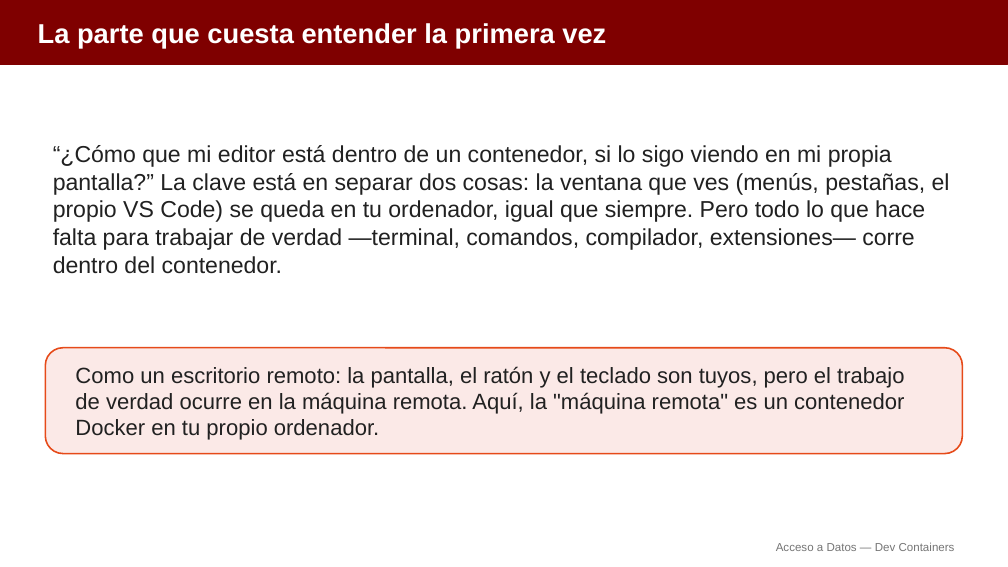
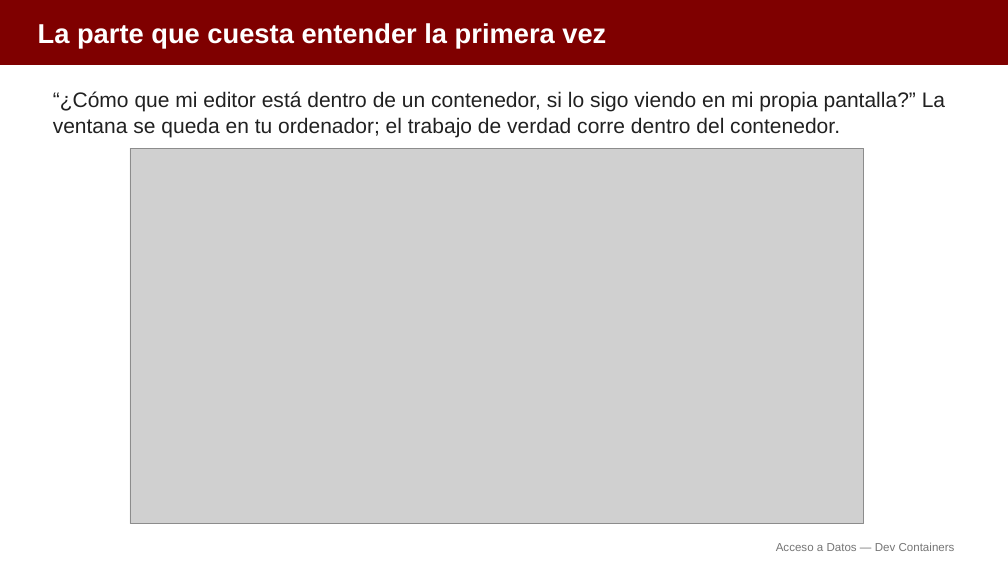
Before and after one commit to aitorventura/acceso-a-datos, a slide deck: slide 3 of docs/tema0/diapositivas/dev-containers.pptx. Drawn at 1008x567 pixels with LibreOffice and Linux fonts; fonts in the diff are those of the drawing; grey boxes stand for pictures. Boxes give left, top, right and bottom in pixels: in the first picture for what was removed or moved away, otherwise in the second. Text is boxed around its words. In the diff, an @@ line names an element or a change of style, - is before the commit and + after.

Commit message:
Añade infografías a Docker y Dev Containers (Tema 0)
Incorpora 12 infografías en los apartados de Introducción a Docker y
Dev Containers, y reorganiza las diapositivas correspondientes:
menos diapositivas, con más apoyo visual.

```diff
--- a/docs/tema0/diapositivas/dev-containers.pptx
+++ b/docs/tema0/diapositivas/dev-containers.pptx
@@ text at [53,91,945,137]: text changed; size 22 to 20 pt @@
-“¿Cómo que mi editor está dentro de un contenedor, si lo sigo viendo en mi propia pantalla?” La clave está en separar dos cosas: la ventana que ves (menús, pestañas, el propio VS Code) se queda en tu ordenador, igual que siempre. Pero todo lo que hace falta para trabajar de verdad —terminal, comandos, compilador, extensiones— corre dentro del contenedor.
+“¿Cómo que mi editor está dentro de un contenedor, si lo sigo viendo en mi propia pantalla?” La ventana se queda en tu ordenador; el trabajo de verdad corre dentro del contenedor.
@@ picture added at [130,148,864,524] @@
@@ rounded rectangle removed at [45,348,963,454] @@
@@ text removed at [75,366,904,440] @@
-Como un escritorio remoto: la pantalla, el ratón y el teclado son tuyos, pero el trabajo de verdad ocurre en la máquina remota. Aquí, la "máquina remota" es un contenedor Docker en tu propio ordenador.
```
Also in this commit, not shown: 5 other slides changed, 3 slides removed, 17 other files.
